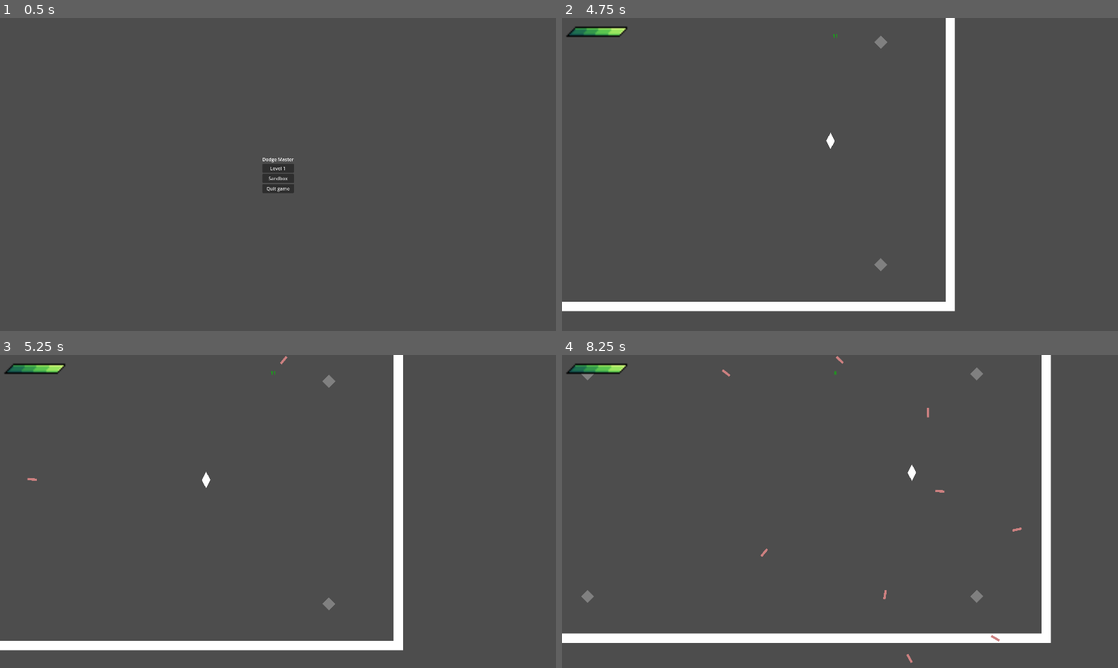
Above: before the commit, frames 1-4 (two rows, left to right).
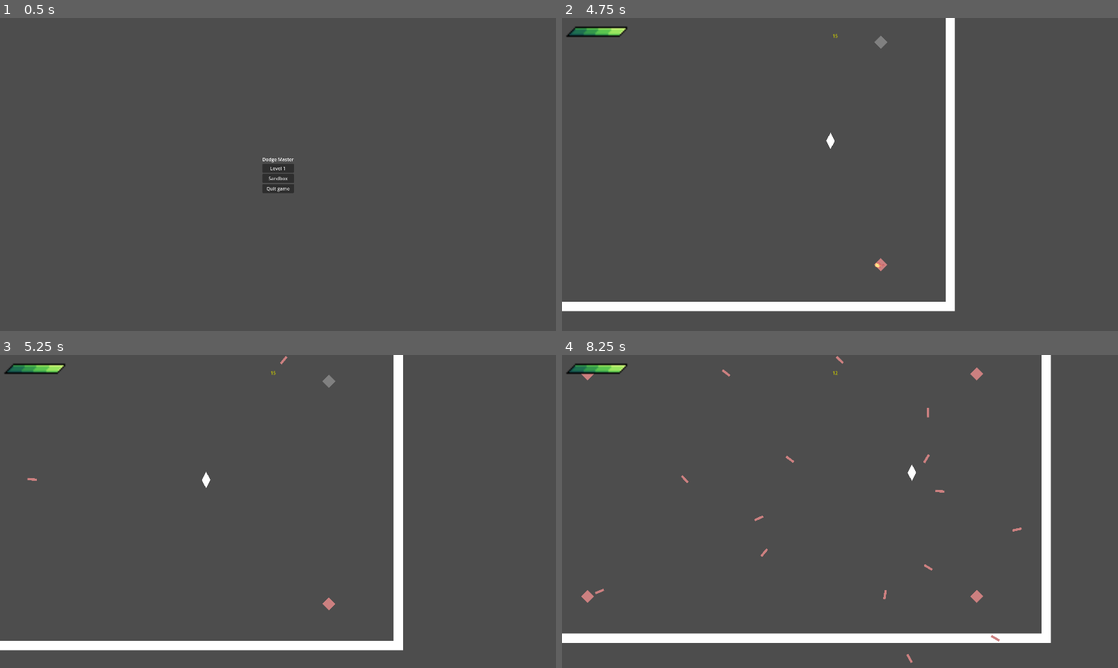
Above: after the commit, the same moments.

Repository: SytonK/DodgeMaster
Game: Godot game, scene res://src/UI/menus/main menu/main_menu.tscn
Same seed, same stepped clock (60 frames per second), same inputs: the game is played once before the commit and once after it.
Inputs:
- Up to frame 1 (0.5 s): no input
- Up to frame 2 (4.75 s): click "Level 1" at 0.5 s; tap Enter at 1.25 s; hold Right (move_right) 1.28-2.03 s; hold Down (move_down) 2.03-2.78 s; hold Right (move_right) 2.78-3.53 s; hold Up (move_up) 3.53-4.28 s; hold Left (move_left) from 4.28 s (still down)
- Up to frame 3 (5.25 s): keep holding Left (move_left)
- Up to frame 4 (8.25 s): release Left (move_left) at 5.78 s; hold Down (move_down) 5.78-6.53 s; hold Right (move_right) 6.53-7.28 s; hold Up (move_up) 7.28-8.03 s; hold Right (move_right) from 8.03 s (still down)

Frame 1 is identical in both runs. In frame 2, less than 0.1% of the frame differs, in the area x 48-59%, y 5-81%; in frame 3, less than 0.1%; in frame 4, 0.3%, in the area x 3-76%, y 4-80%.

Commit message:
add tower build animation

Diff:
--- a/src/enemies/towers/target player tower/target_player_tower.gd
+++ b/src/enemies/towers/target player tower/target_player_tower.gd
@@ -16,6 +16,8 @@
 @export var max_distance_from_axis: float
 
 @onready var audio_stream_player: AudioStreamPlayer = $AudioStreamPlayer
+
+@onready var animation_player: AnimationPlayer = $AnimationPlayer
 
 
 func _ready() -> void:
@@ -39,5 +41,6 @@
 		spawner.process_mode = Node.PROCESS_MODE_DISABLED if disabled else Node.PROCESS_MODE_INHERIT
 	if sprite_2d:
 		sprite_2d.self_modulate = Color(0.5, 0.5, 0.5) if disabled else Color(0.8, 0.5, 0.5)
-	if !disabled and audio_stream_player:
+	if !disabled:
 		audio_stream_player.play()
+		animation_player.play('build_tower')
--- a/src/enemies/towers/target player tower/target_player_tower.tscn
+++ b/src/enemies/towers/target player tower/target_player_tower.tscn
@@ -1,13 +1,64 @@
-[gd_scene load_steps=7 format=3 uid="uid://544n3vs8058"]
+[gd_scene load_steps=11 format=3 uid="uid://544n3vs8058"]
 
 [ext_resource type="Script" path="res://src/enemies/towers/target player tower/target_player_tower.gd" id="1_t2tts"]
 [ext_resource type="Texture2D" uid="uid://brd8dhlk8hmk1" path="res://assets/testing/White spuer 32 x 32.png" id="1_ugtno"]
 [ext_resource type="Script" path="res://src/components/spawner/spawner.gd" id="2_mth17"]
 [ext_resource type="PackedScene" uid="uid://4nwv51twnheo" path="res://src/enemies attacks/projectiels/projectile.tscn" id="3_w3phn"]
 [ext_resource type="AudioStream" uid="uid://c27uq2oqxxumq" path="res://assets/sounds/sound effects/assemble.mp3" id="5_6yykq"]
+[ext_resource type="Texture2D" uid="uid://boaacnc3i3se5" path="res://assets/effects/build_tower_effect.png" id="6_vkqqo"]
 
 [sub_resource type="RectangleShape2D" id="RectangleShape2D_53b61"]
 size = Vector2(32, 32)
+
+[sub_resource type="Animation" id="Animation_bbr2a"]
+resource_name = "build_tower"
+length = 0.6
+step = 0.05
+tracks/0/type = "value"
+tracks/0/imported = false
+tracks/0/enabled = true
+tracks/0/path = NodePath("EffectSprite:frame")
+tracks/0/interp = 1
+tracks/0/loop_wrap = true
+tracks/0/keys = {
+"times": PackedFloat32Array(0, 0.05, 0.1, 0.15, 0.2, 0.25, 0.3, 0.35, 0.4, 0.45, 0.5, 0.55),
+"transitions": PackedFloat32Array(1, 1, 1, 1, 1, 1, 1, 1, 1, 1, 1, 1),
+"update": 1,
+"values": [0, 1, 2, 3, 4, 5, 6, 7, 8, 9, 10, 11]
+}
+tracks/1/type = "value"
+tracks/1/imported = false
+tracks/1/enabled = true
+tracks/1/path = NodePath("EffectSprite:visible")
+tracks/1/interp = 1
+tracks/1/loop_wrap = true
+tracks/1/keys = {
+"times": PackedFloat32Array(0, 0.6),
+"transitions": PackedFloat32Array(1, 1),
+"update": 1,
+"values": [true, false]
+}
+
+[sub_resource type="Animation" id="Animation_y2jj7"]
+length = 0.001
+tracks/0/type = "value"
+tracks/0/imported = false
+tracks/0/enabled = true
+tracks/0/path = NodePath("EffectSprite:frame")
+tracks/0/interp = 1
+tracks/0/loop_wrap = true
+tracks/0/keys = {
+"times": PackedFloat32Array(0),
+"transitions": PackedFloat32Array(1),
+"update": 1,
+"values": [0]
+}
+
+[sub_resource type="AnimationLibrary" id="AnimationLibrary_57lnu"]
+_data = {
+"RESET": SubResource("Animation_y2jj7"),
+"build_tower": SubResource("Animation_bbr2a")
+}
 
 [node name="TargetPlayerTower" type="StaticBody2D"]
 collision_mask = 0
@@ -28,4 +79,16 @@
 [node name="AudioStreamPlayer" type="AudioStreamPlayer" parent="."]
 stream = ExtResource("5_6yykq")
 
+[node name="EffectSprite" type="Sprite2D" parent="."]
+visible = false
+scale = Vector2(2, 2)
+texture = ExtResource("6_vkqqo")
+hframes = 6
+vframes = 2
+
+[node name="AnimationPlayer" type="AnimationPlayer" parent="."]
+libraries = {
+"": SubResource("AnimationLibrary_57lnu")
+}
+
 [connection signal="scene_spawned" from="Spawner" to="." method="_on_spawner_scene_spawned"]
--- a/src/levels/level 1/level_1.tscn
+++ b/src/levels/level 1/level_1.tscn
@@ -8,7 +8,7 @@
 
 [node name="Level1" type="Node2D"]
 script = ExtResource("1_bmfno")
-level_times = Array[int]([15, 15, 15])
+level_times = Array[int]([3, 15, 15])
 
 [node name="TileMap" type="TileMap" parent="."]
 tile_set = ExtResource("2_2485q")
Binary file added: assets/effects/build_tower_effect.png
Not shown, added: assets/effects/build_tower_effect.png.import
